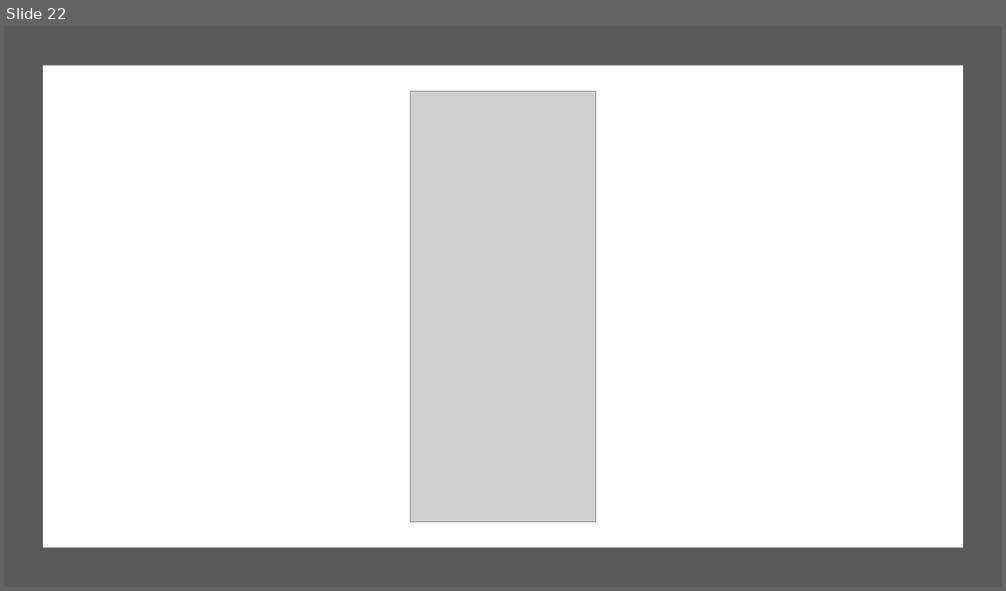
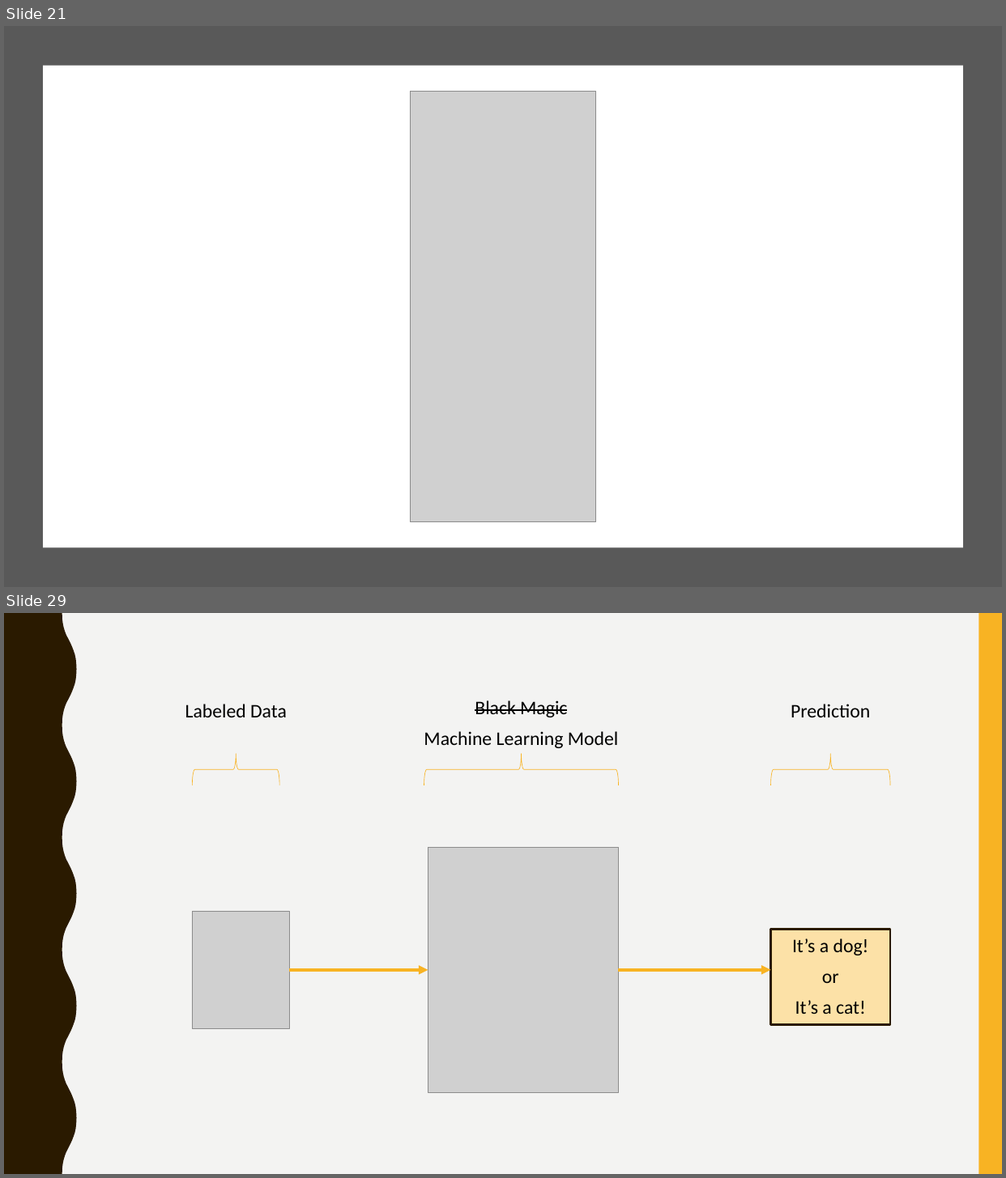
Before and after one commit to svallejovera/cta_updated, a slide deck: slides/7 A Primer on Supervised Learning.pptx. Shown one above the other, each under a label of ours: slide 22 before the commit, slides 21 and 29 after it; the slides between them are not shown. The pictures are 1006x591 and 1006x1178 pixels, drawn with LibreOffice and Linux fonts; fonts in the diff are those of the drawing; grey boxes stand for pictures. Boxes give left, top, right and bottom in pixels: in the first picture for what was removed or moved away, otherwise in the second. Text is boxed around its words. In the diff, an @@ line names an element or a change of style, - is before the commit and + after.

```diff
--- a/slides/7 A Primer on Supervised Learning.pptx
+++ b/slides/7 A Primer on Supervised Learning.pptx
@@ slide 29 added at [4,613,1002,1174], background #F3F3F2; not listed: 2 template elements that a slide beside it also shows @@
@@ text added at [185,704,287,717], 18.5 pt, text #000000 @@
+Labeled Data
@@ text added at [424,700,618,748], 18.5 pt, text #000000 @@
+Black Magic
+Machine Learning Model
@@ text added at [791,704,870,717], 18.5 pt, text #000000 @@
+Prediction
@@ left brace added at [192,754,280,786], outline #F8B323 0.5 pt @@
@@ left brace added at [424,754,619,786], outline #F8B323 0.5 pt @@
@@ left brace added at [770,754,890,786], outline #F8B323 0.5 pt @@
@@ picture added at [428,847,618,1093] @@
@@ picture added at [192,911,289,1029] @@
@@ rectangle added at [770,930,890,1024], fill #FCE1A7, outline #2A1A00 2.25 pt, 18.5 pt, text #000000 @@
+It’s a dog!
+or
+It’s a cat!
@@ arrow added from (289, 970) to (428, 970), #F8B323 3 pt @@
@@ arrow added from (619, 970) to (770, 970), #F8B323 3 pt @@
@@ what was slide 22 is now slide 21 @@
```
Also in this commit, not shown: 8 slides changed, 35 other slides added, 19 slides removed, 34 other files.
